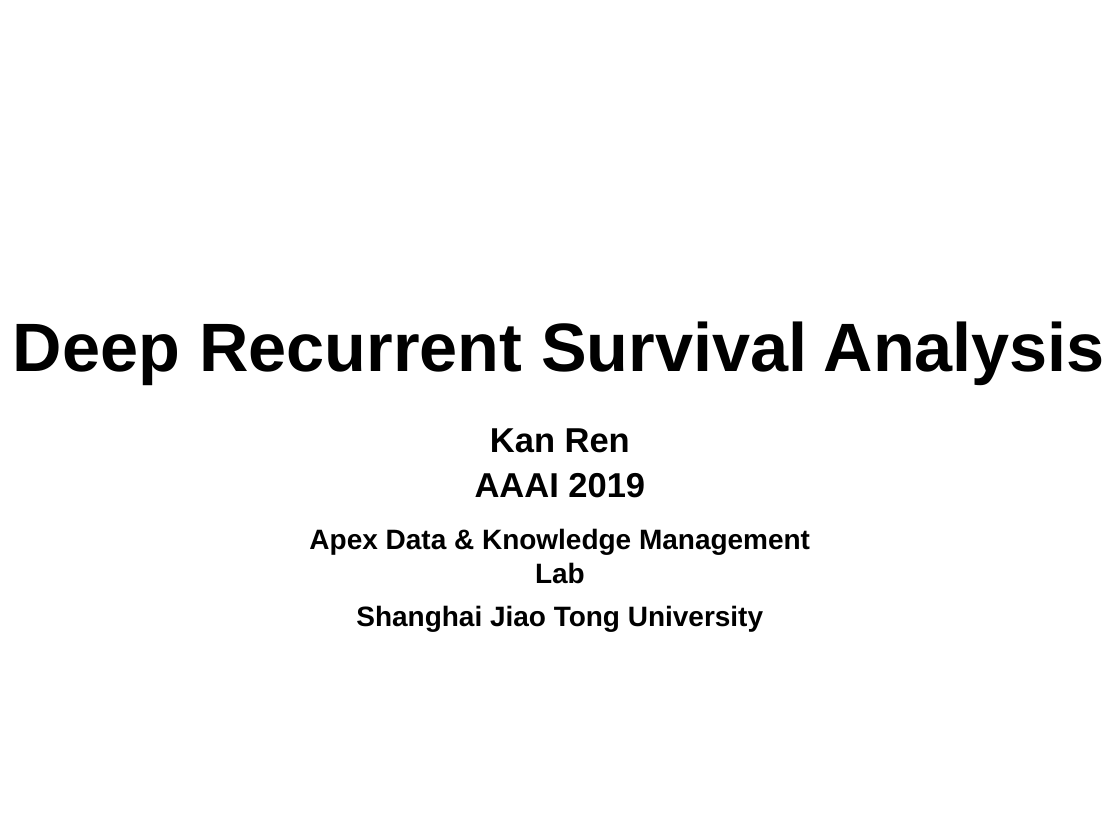
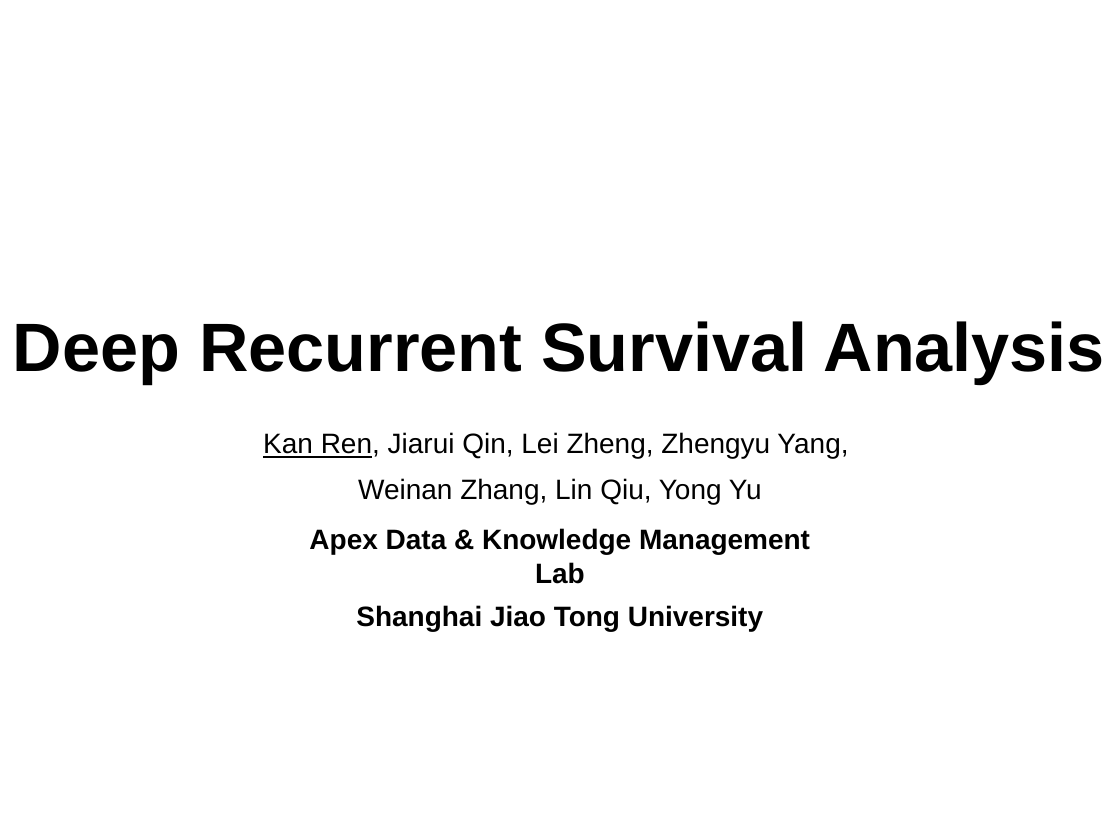
Before and after one commit to rk2900/DRSA, a slide deck: slide 1 of deep-recurrent-survival-analysis.pptx. Drawn at 1120x840 pixels with LibreOffice and Linux fonts; fonts in the diff are those of the drawing; background and template pictures are left out. Boxes give left, top, right and bottom in pixels: in the first picture for what was removed or moved away, otherwise in the second. Text is boxed around its words. In the diff, an @@ line names an element or a change of style, - is before the commit and + after.

```diff
--- a/deep-recurrent-survival-analysis.pptx
+++ b/deep-recurrent-survival-analysis.pptx
@@ subtitle at (263, 432, 848, 504): text changed; size 22.2 to 18 pt; bold off @@
-Kan Ren
-AAAI 2019
+Kan Ren, Jiarui Qin, Lei Zheng, Zhengyu Yang,
+Weinan Zhang, Lin Qiu, Yong Yu
```
Also in this commit, not shown: 7 other slides changed.
